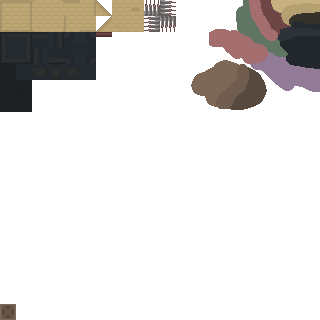
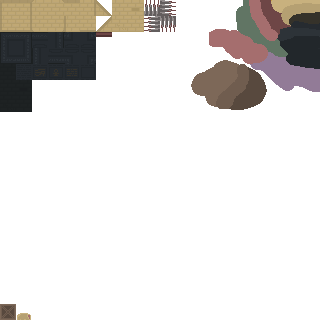
Before/after of a w=320, h=320 layered artwork. What changed in the layer stack:
painted on "Background" over [17, 313, 31, 320]
